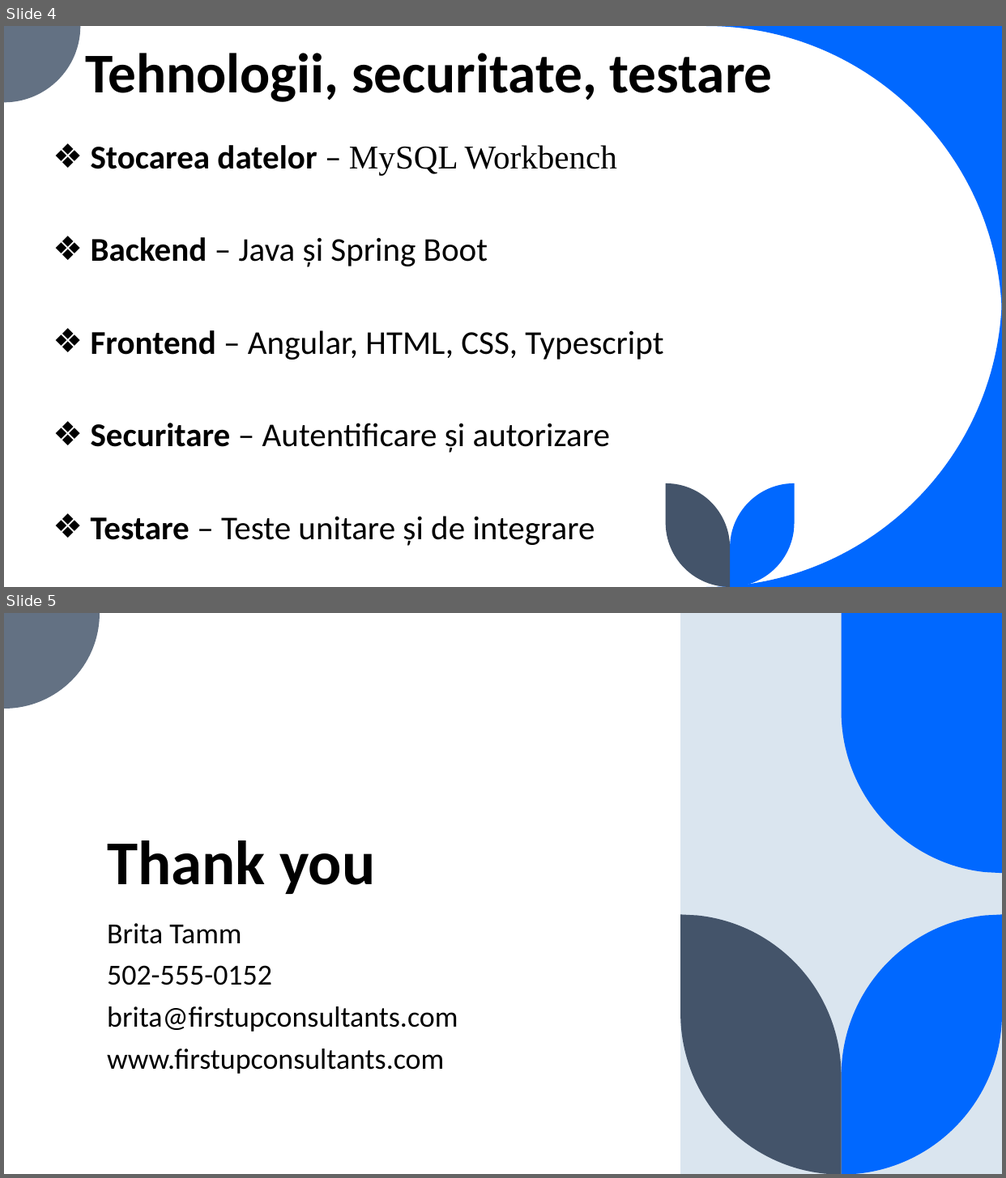
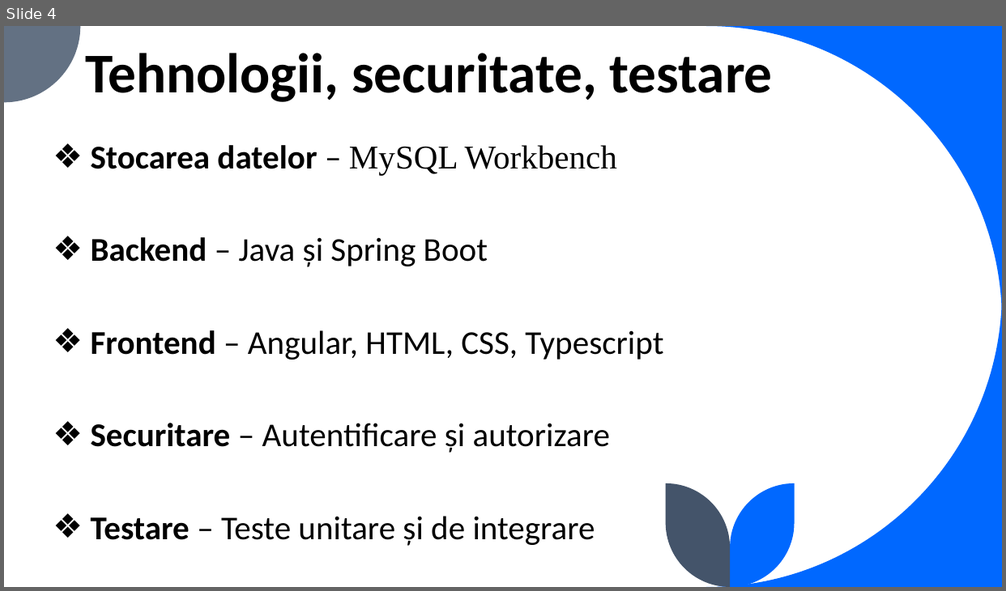
Before and after one commit to ruxiii/Licenta, a slide deck: documentatie/Licenta.pptx. Shown one above the other, each under a label of ours: slides 4 and 5 before the commit, slide 4 after it. The pictures are 1006x1178 and 1006x591 pixels, drawn with LibreOffice and Linux fonts; fonts in the diff are those of the drawing. Boxes give left, top, right and bottom in pixels: in the first picture for what was removed or moved away, otherwise in the second. Text is boxed around its words. In the diff, an @@ line names an element or a change of style, - is before the commit and + after.

```diff
--- a/documentatie/Licenta.pptx
+++ b/documentatie/Licenta.pptx
@@ slide 5 removed at (x1=4, y1=613, x2=1002, y2=1174), background #FFFFFF @@
@@ group removed at (x1=4, y1=613, x2=1002, y2=1174): 4 freeform shapes, 1 rectangle @@
@@ title removed at (x1=107, y1=841, x2=375, y2=894) @@
-Thank you
@@ subtitle removed at (x1=107, y1=923, x2=458, y2=1074) @@
-Brita Tamm
-502-555-0152
-brita@firstupconsultants.com
-www.firstupconsultants.com
```
Also in this commit, not shown: 1 slide changed, 7 slides added.
